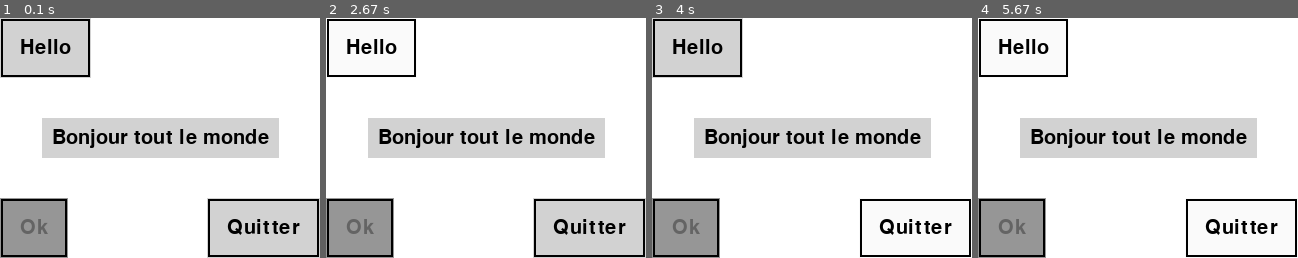
Above: before the commit, frames 1-4 (left to right).
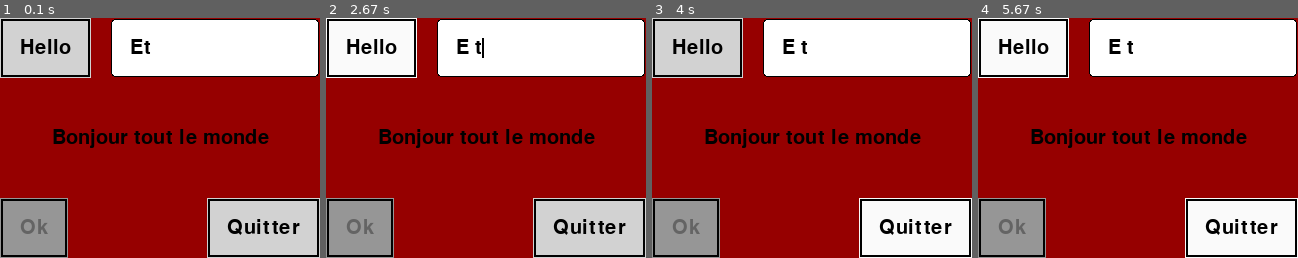
Above: after the commit, the same moments.

Repository: Chaddai/WidgetsInPygame
Game: pygame game, started from demo/simple_widgets.py
Same seed, same stepped clock (60 frames per second), same inputs: the game is played once before the commit and once after it.
Inputs (mouse positions are in pixels of both pictures, inside the frame that each line leads up to):
- Up to frame 1 (0.1 s): no input
- Up to frame 2 (2.67 s): hold Backspace 0.33-0.8 s; hold Right 0.33-0.8 s; press the mouse at (370, 46) at 0.87 s; move the mouse to (447, 102) at 0.97 s; release the mouse at (524, 159) at 1.1 s; click (540, 46) at 1.22 s; hold Home 1.5-1.97 s; hold Right 1.5-1.97 s; tap Space at 2 s; hold Right from 2.33 s (still down)
- Up to frame 3 (4 s): release Right at 2.8 s; press the mouse at (914, 229) at 2.87 s; move the mouse to (808, 210) at 2.97 s; release the mouse at (703, 190) at 3.1 s; click (696, 46) at 3.22 s
- Up to frame 4 (5.67 s): press the mouse at (1022, 46) at 4.03 s; move the mouse to (1134, 90) at 4.13 s; release the mouse at (1250, 135) at 4.27 s; press the mouse at (1022, 46) at 4.37 s; move the mouse to (1070, 56) at 4.47 s; release the mouse at (1118, 66) at 4.6 s; tap End at 4.67 s; press the mouse at (1240, 229) at 5.03 s; move the mouse to (1154, 138) at 5.13 s; release the mouse at (1067, 49) at 5.27 s; press the mouse at (1022, 46) at 5.37 s; move the mouse to (1099, 109) at 5.47 s; release the mouse at (1176, 171) at 5.6 s

The runs differ from the first frame. In frame 1, 63% of the frame differs, in the area x 0-100%, y 0-100%; in frame 2, 63%; in frame 3, 63%; in frame 4, 63%.

Commit message:
Simple Entry, Label and Buttons works!

Diff:
--- a/demo/simple_widgets.py
+++ b/demo/simple_widgets.py
@@ -1,13 +1,14 @@
 import pygame
 from pygame.constants import *
-import wipyg
 from wipyg import buttons, label
+from wipyg import entry
 from wipyg.abstracts import Button
 
 pygame.init()
 
 screen = pygame.display.set_mode((320, 240))
 screen_rect = screen.get_rect()
+pygame.display.set_caption("Demo of wipyg Widgets")
 
 but_quit = buttons.StandardButton(text="Quitter")
 
@@ -39,7 +40,10 @@
 lab = label.Label(text="Bonjour tout le monde")
 lab.rect.center = screen_rect.center
 
-widgets = pygame.sprite.RenderPlain(but_quit, but_print, but_disabled, lab)
+ent = entry.Entry(value="Et ", length=10, state=entry.Entry.SELECTED)
+ent.rect.topright = screen_rect.topright
+
+widgets = pygame.sprite.RenderPlain(but_quit, but_print, but_disabled, lab, ent)
 
 looping = True
 while looping:
@@ -50,7 +54,7 @@
             looping = False
 
     widgets.update()
-    screen.fill((255, 255, 255))
+    screen.fill((150, 0, 0))
     widgets.draw(screen)
 
     pygame.display.flip()
--- a/src/wipyg/buttons.py
+++ b/src/wipyg/buttons.py
@@ -29,8 +29,8 @@
         self._text_img = self._font.render(self._text, True, text_color)
 
         self._text_rect = self._text_img.get_rect()
-        size = self._font.get_height()
-        self.rect = self._text_rect.inflate(2 * size, 2 * size)
+        padding = self._font.get_height()
+        self.rect = self._text_rect.inflate(2 * padding, 2 * padding)
         rect_center = (self.rect.w // 2, self.rect.h // 2)
         self._text_rect.center = rect_center
 
--- a/src/wipyg/entry.py
+++ b/src/wipyg/entry.py
@@ -0,0 +1,140 @@
+from os import stat
+from wipyg.abstracts import *
+from pygame.font import Font
+from pygame import Surface
+from pygame.draw import *
+from pygame.time import get_ticks
+import unicodedata
+
+
+class Entry(Widget):
+    """A text entry widget
+
+    Additional properties:
+    - value : str
+    - cursor : int
+    - state : int (Entry.SELECTED, Entry.DESELECTED, Entry.DISABLED)
+    """
+
+    SELECTED = 0
+    DESELECTED = 1
+    DISABLED = 2
+
+    def __init__(
+        self,
+        value: str = "",
+        font=None,
+        size: int = 30,
+        length: int = 40,
+        state: int = 1,
+    ) -> None:
+        super().__init__()
+        self._length = length
+        self._font = Font(font, size)
+        self._value = list(value)
+        self._cursor = len(value)
+        self._state = state
+        self._first_blink = get_ticks()
+        self.rect = Rect(0, 0, 0, 0)
+        self._draw_entry()
+
+        self.add_reaction(KEYDOWN, self._press_key)
+        self.add_reaction(MOUSEBUTTONUP, self._select)
+
+    def _draw_entry(self):
+        if self._state == Entry.DISABLED:
+            bg_color = (200, 200, 200)
+            text_color = (100, 100, 100)
+        else:
+            bg_color = (255, 255, 255)
+            text_color = (0, 0, 0)
+
+        pos = self.rect.topleft
+
+        xsize, ysize = self._font.size("M" * self._length)
+        padding = self._font.get_height()
+        self.rect = Rect(0, 0, xsize + 2 * padding, ysize + 2 * padding)
+
+        value_img = self._font.render(self.value, True, text_color)
+        value_rect = value_img.get_rect(centery=self.rect.centery, left=padding)
+
+        self.image = Surface(self.rect.size, SRCALPHA)
+        self.image.fill((255, 255, 255, 0))
+        border = self.rect.inflate(-2, -2)
+        border.center = self.rect.center
+        rect(self.image, bg_color, border, border_radius=4)
+        rect(self.image, (0, 0, 0), border, width=1, border_radius=4)
+
+        if self._state == Entry.SELECTED:
+            now = get_ticks()
+            if ((now - self._first_blink) // 500) % 2:
+                xcursor = padding + self._font.size(self.value[: self._cursor])[0]
+                cursor_rect = Rect(xcursor, padding, 2, padding)
+                rect(self.image, (0, 0, 0), cursor_rect)
+
+        self.image.blit(value_img, value_rect)
+
+        # reposition the rect as initially
+        self.rect.topleft = pos
+
+    def update(self, *args, **kwargs) -> None:
+        self._draw_entry()
+
+    def _press_key(self, _, e):
+        letter = e.unicode
+        # don't react to Control characters
+        if self._state == Entry.SELECTED:
+            if e.key == K_LEFT and self._cursor > 0:
+                self._cursor -= 1
+            elif e.key == K_RIGHT and self._cursor < len(self._value):
+                self._cursor += 1
+            elif e.key == K_BACKSPACE and self._cursor > 0:
+                self._cursor -= 1
+                del self._value[self._cursor]
+            elif e.key == K_DELETE and self._cursor < len(self._value):
+                del self._value[self._cursor]
+            elif e.key == K_END:
+                self._cursor = len(self._value)
+            elif e.key == K_HOME:
+                self._cursor = 0
+            elif (
+                letter != ""
+                and not unicodedata.category(letter).startswith("C")
+                and len(self._value) < self._length
+            ):
+                self._value.insert(self._cursor, letter)
+                self._cursor += 1
+
+    def _select(self, _, e):
+        if self._state == Entry.DESELECTED and self.rect.collidepoint(e.pos):
+            self.state = Entry.SELECTED
+        elif self._state == Entry.SELECTED and not self.rect.collidepoint(e.pos):
+            self.state = Entry.DESELECTED
+
+    def _get_value(self) -> str:
+        return "".join(self._value)
+
+    def _set_value(self, value: str):
+        at_end = True if self._cursor == len(self._value) else False
+        self._value = list(value)
+        if at_end:
+            self._cursor = len(self._value)
+        else:
+            self._cursor = min(self._cursor, len(self._value))
+
+    value = property(_get_value, _set_value, doc="Value of the entry, as a string.")
+
+    def _get_state(self) -> int:
+        return self._state
+
+    def _set_state(self, state: int):
+        if 0 <= state <= 2:
+            self._state = state
+        else:
+            raise ValueError
+
+    state = property(
+        _get_state,
+        _set_state,
+        doc="State of the Entry, one of SELECTED, DESELECTED or DISABLED",
+    )
--- a/src/wipyg/label.py
+++ b/src/wipyg/label.py
@@ -16,14 +16,14 @@
         self._draw_label()
 
     def _draw_label(self):
-        bg_color = (210, 210, 210)
+        bg_color = (255, 255, 255, 0)
 
         pos = self.rect.topleft
         self._text_img = self._font.render(self._text, True, self._text_color)
 
         self._text_rect = self._text_img.get_rect()
-        size = self._font.get_height()
-        self.rect = self._text_rect.inflate(size, size)
+        padding = self._font.get_height()
+        self.rect = self._text_rect.inflate(padding, padding)
         rect_center = (self.rect.w // 2, self.rect.h // 2)
         self._text_rect.center = rect_center
 
